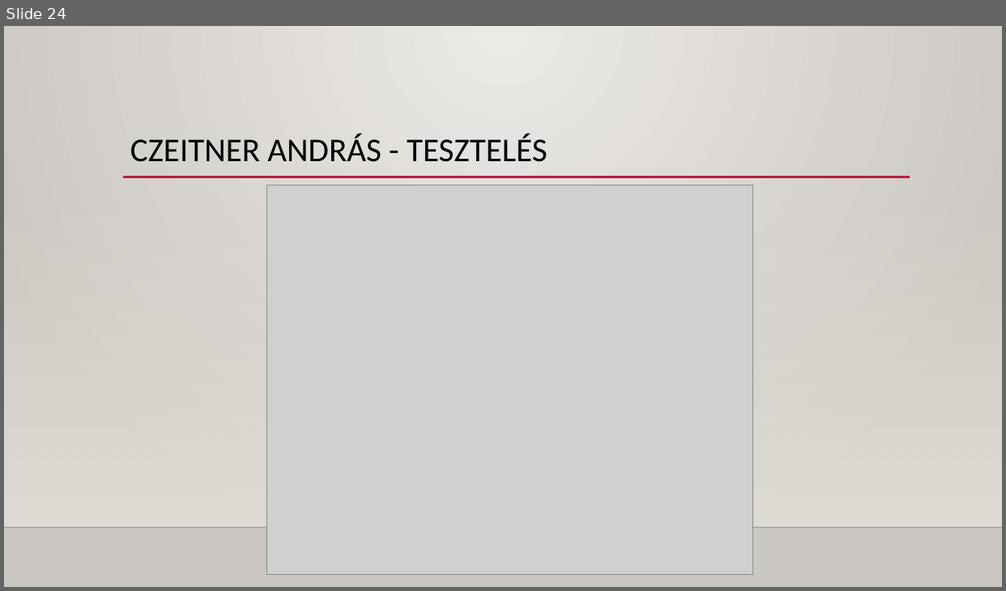
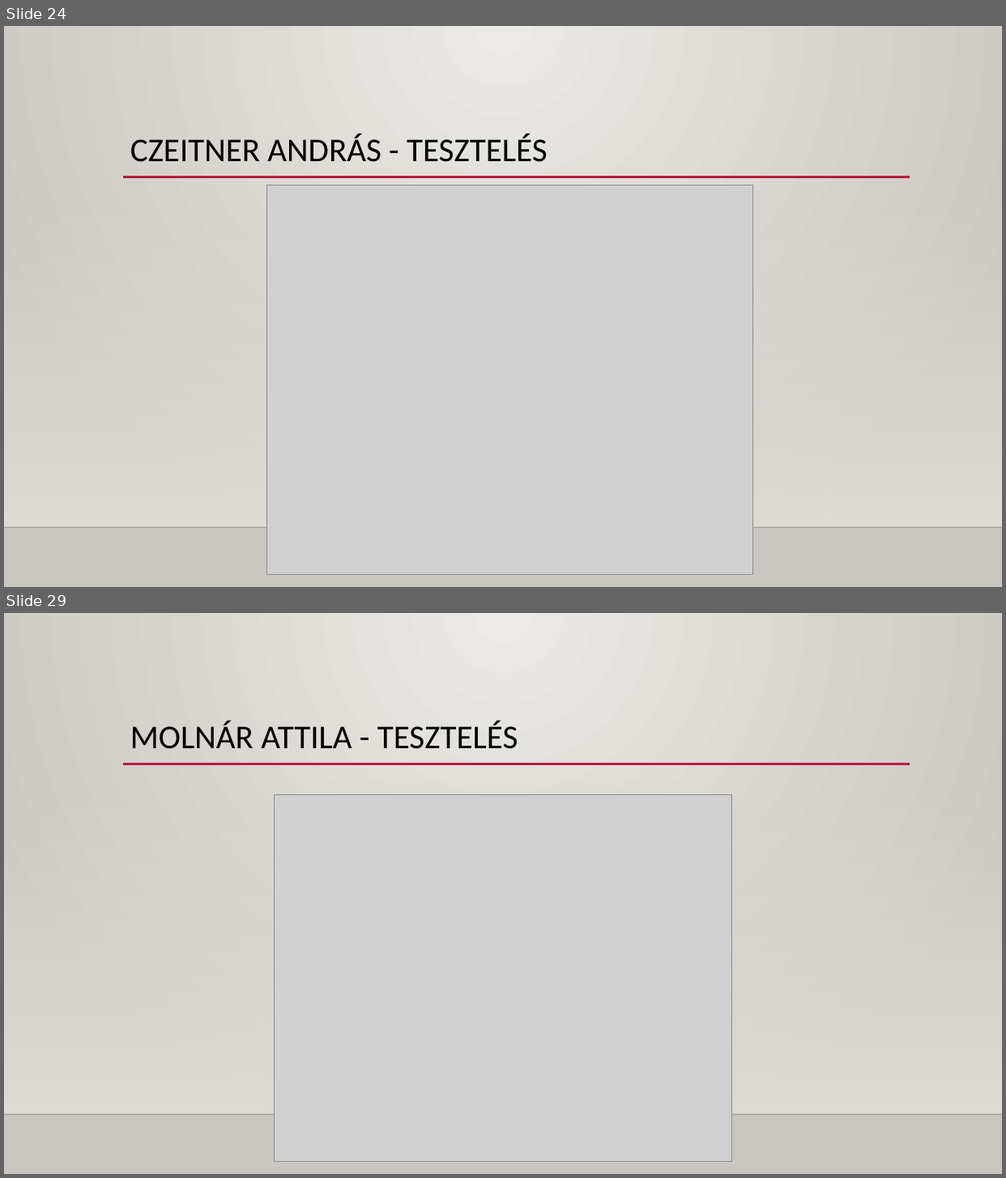
Before and after one commit to Dlevy004/kanban-webapp, a slide deck: Kanban webapp - Buborék együttes.pptx. Shown one above the other, each under a label of ours: slide 24 before the commit, slides 24 and 29 after it; the slides between them are not shown. The pictures are 1006x591 and 1006x1178 pixels, drawn with LibreOffice and Linux fonts; fonts in the diff are those of the drawing; grey boxes stand for pictures; background and template pictures are left out. Boxes give left, top, right and bottom in pixels: in the first picture for what was removed or moved away, otherwise in the second. Text is boxed around its words. In the diff, an @@ line names an element or a change of style, - is before the commit and + after.

```diff
--- a/Kanban webapp - Buborék együttes.pptx
+++ b/Kanban webapp - Buborék együttes.pptx
@@ slide 29 added at (x1=4, y1=613, x2=1002, y2=1174), background gradient #ECEAE7 to #CAC7C1; not listed: 3 template elements that a slide beside it also shows @@
@@ text added at (x1=130, y1=721, x2=518, y2=749), 32 pt, text #000000 @@
+MOLNÁR ATTILA - TESZTELÉS
@@ picture added at (x1=275, y1=795, x2=732, y2=1162) @@
```
Also in this commit, not shown: 4 other slides added.
